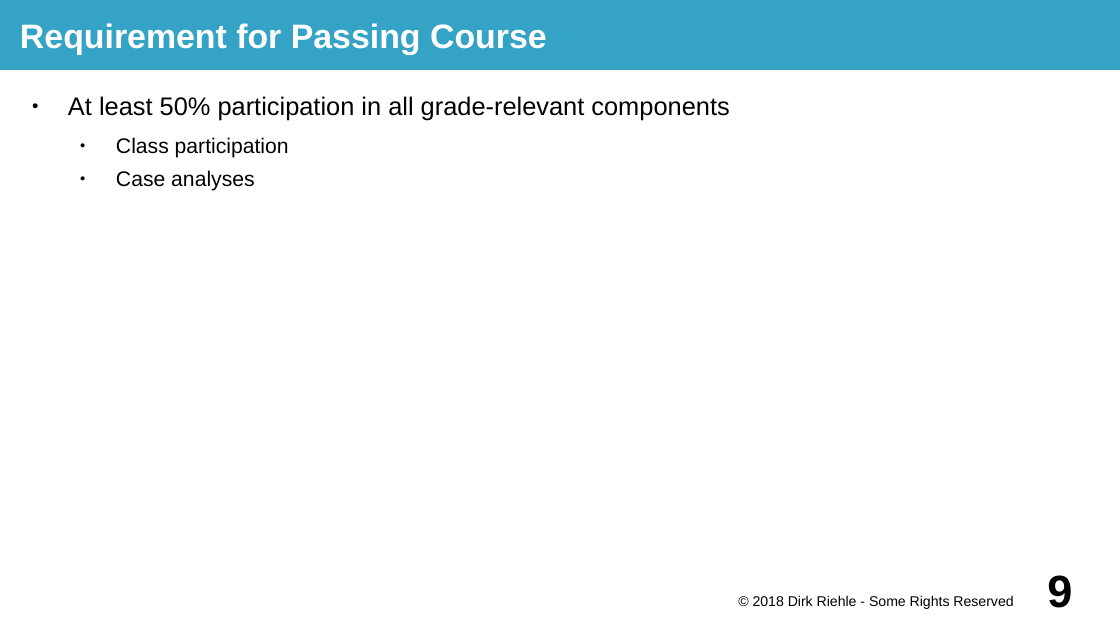
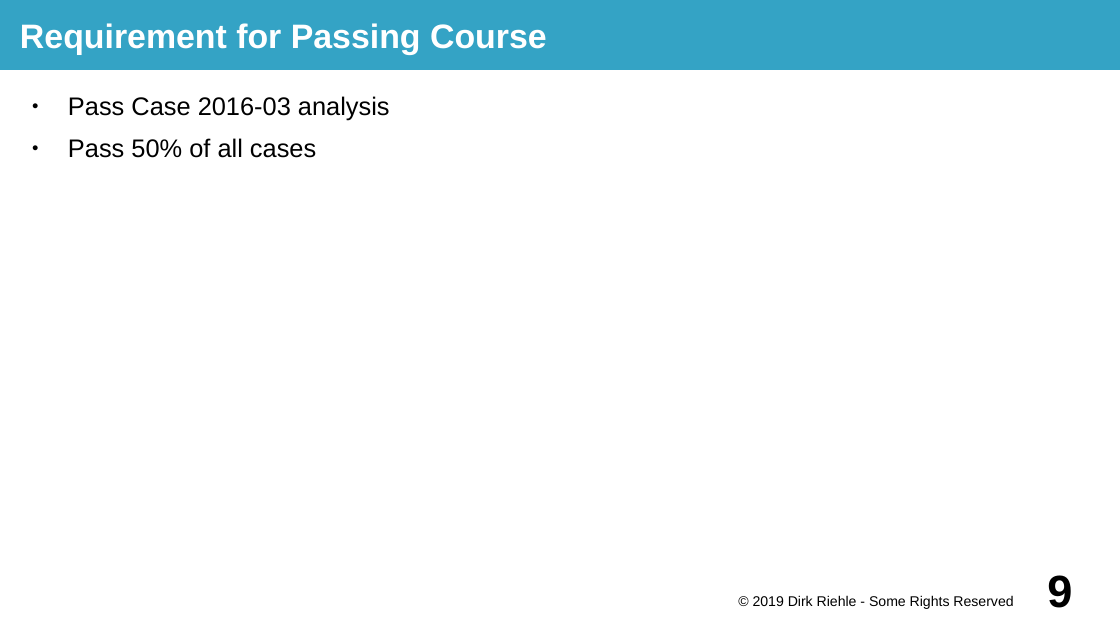
Before and after one commit to dirkriehle/prod-course, a slide deck: slide 9 of Lecture slides/PROD A01 - Course Introduction.odp. Drawn at 1120x630 pixels with LibreOffice and Linux fonts; fonts in the diff are those of the drawing. Boxes give left, top, right and bottom in pixels: in the first picture for what was removed or moved away, otherwise in the second. Text is boxed around its words. In the diff, an @@ line names an element or a change of style, - is before the commit and + after.

```diff
--- a/Lecture slides/PROD A01 - Course Introduction.odp
+++ b/Lecture slides/PROD A01 - Course Introduction.odp
@@ text at (68, 96, 390, 158): text changed @@
-● At least 50% participation in all grade-relevant components
-  ● Class participation
-  ● Case analyses
+● Pass Case 2016-03 analysis
+● Pass 50% of all cases
@@ text at (753, 595, 1013, 609): text changed @@
-© 2018 Dirk Riehle - Some Rights Reserved
+© 2019 Dirk Riehle - Some Rights Reserved
```
Also in this commit, not shown: 16 other slides changed, 8 other files.
